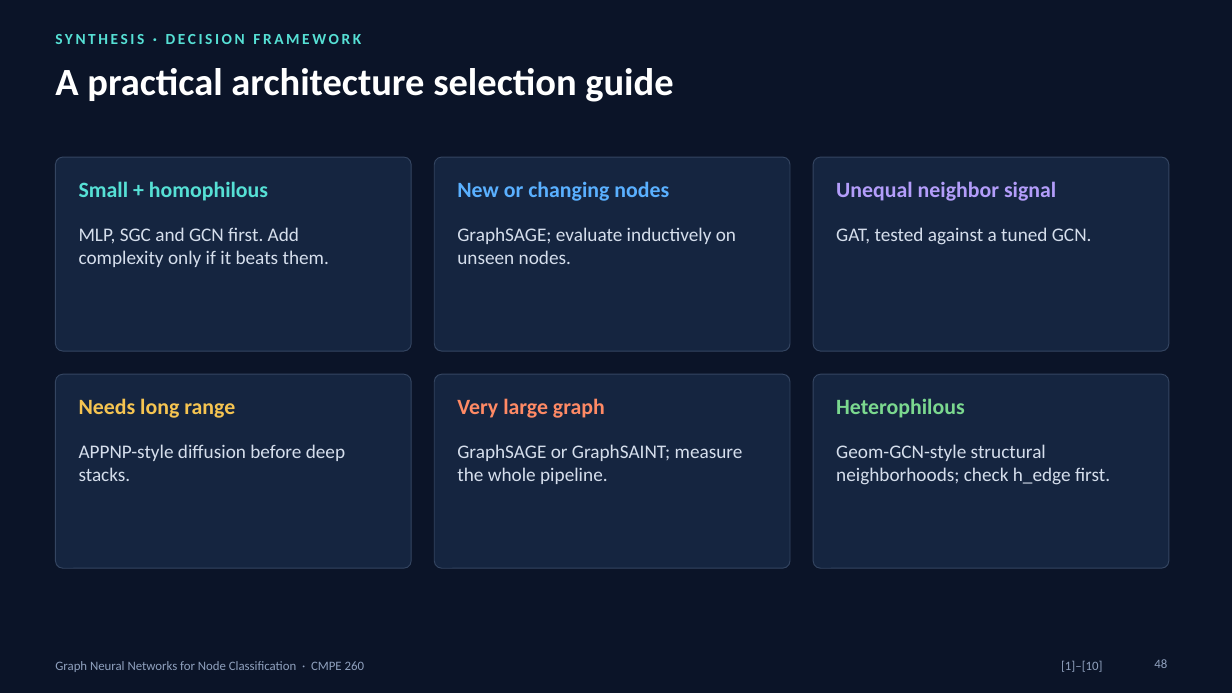
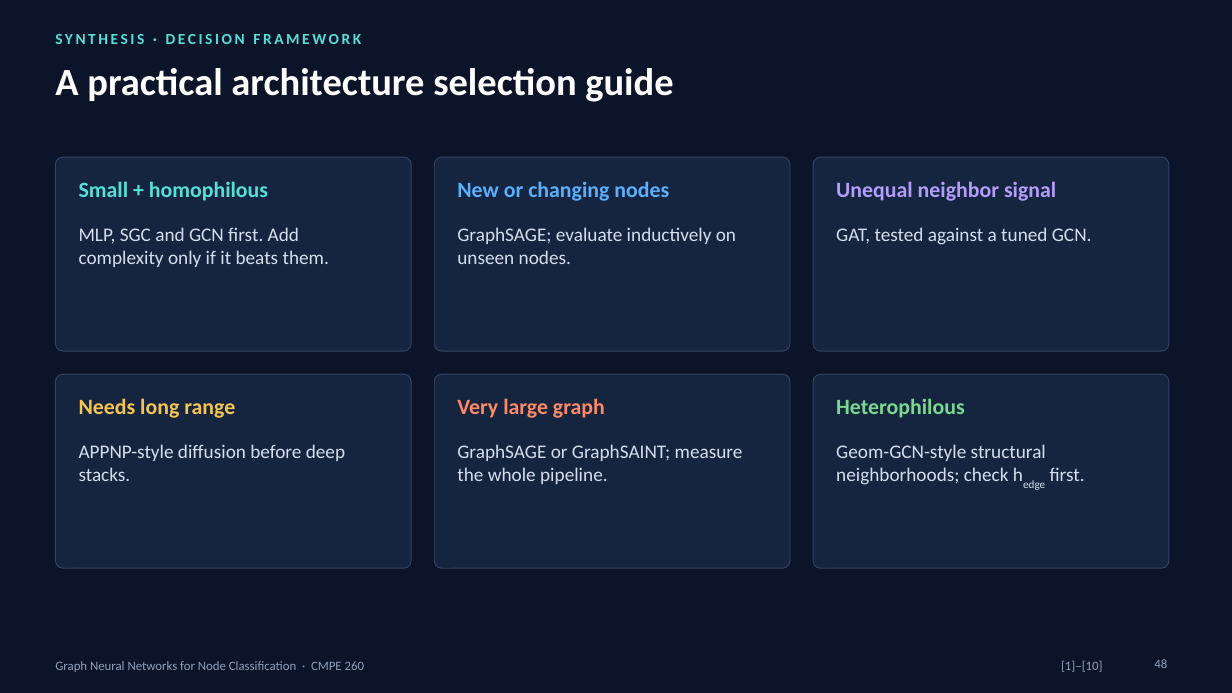
Before and after one commit to DMgaming00/CMPE-260, a slide deck: slide 48 of Project 3/presentation/GNN_Lecture_60_Slides.pptx. Drawn at 1232x693 pixels with LibreOffice and Linux fonts; fonts in the diff are those of the drawing. Boxes give left, top, right and bottom in pixels: in the first picture for what was removed or moved away, otherwise in the second. Text is boxed around its words. In the diff, an @@ line names an element or a change of style, - is before the commit and + after.

```diff
--- a/Project 3/presentation/GNN_Lecture_60_Slides.pptx
+++ b/Project 3/presentation/GNN_Lecture_60_Slides.pptx
@@ text at [836, 444, 1085, 485]: text changed @@
-Geom-GCN-style structural neighborhoods; check h_edge first.
+Geom-GCN-style structural neighborhoods; check hedge first.
```
Also in this commit, not shown: 22 other slides changed, 7 other files.
